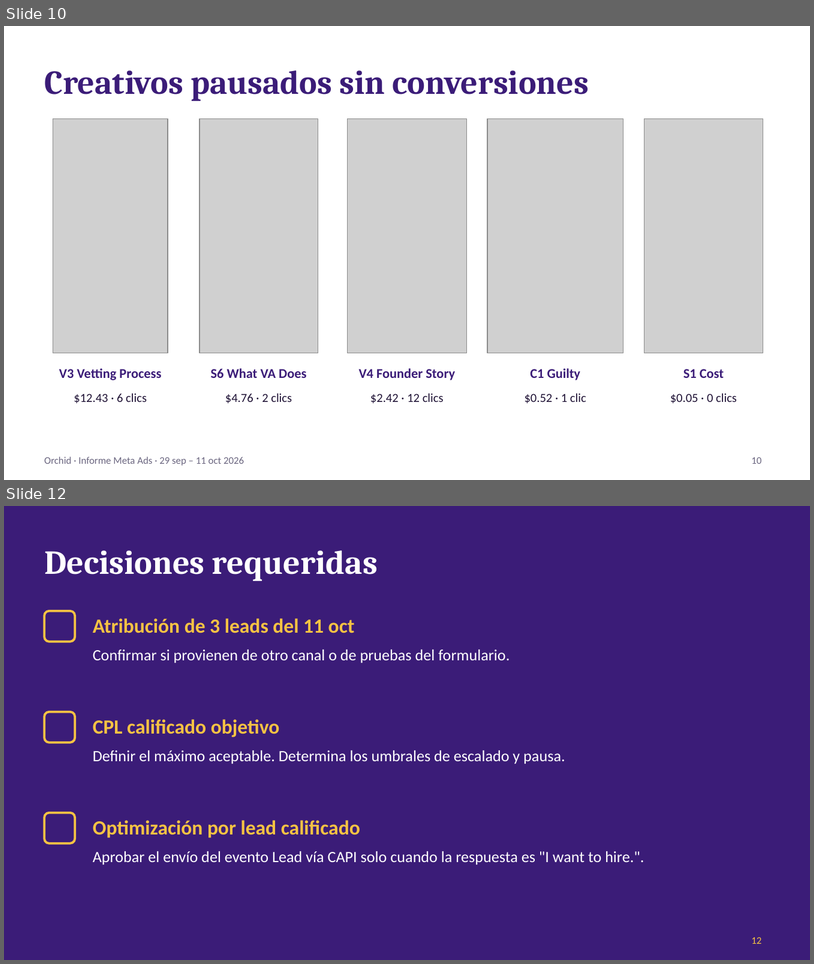
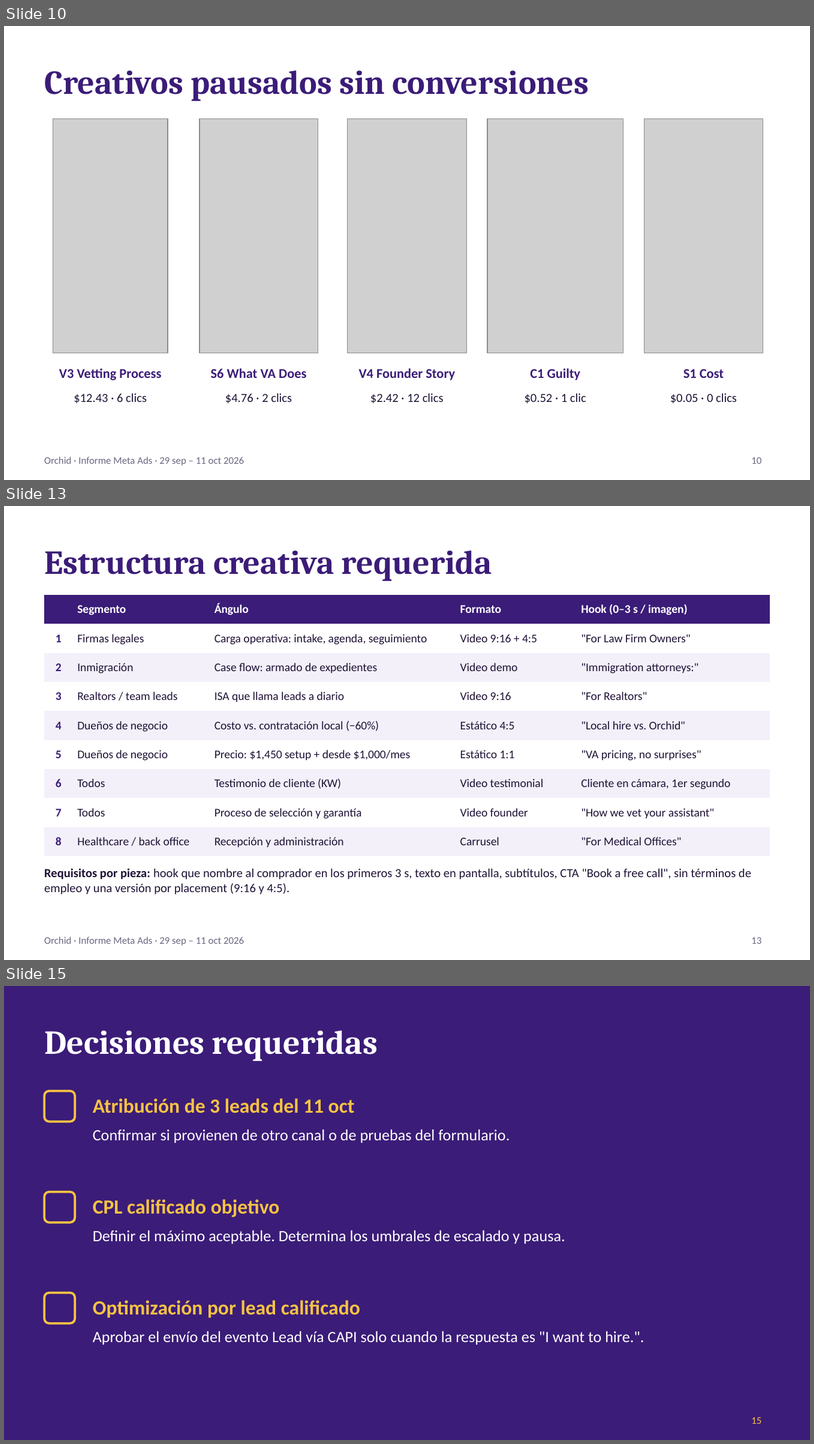
Before and after one commit to manlizard-sys/MetaADS2026, a slide deck: build/reports/informes/Informe_Meta_Ads_Orchid_2026-10-12.pptx. Shown one above the other, each under a label of ours: slides 10 and 12 before the commit, slides 10, 13 and 15 after it; the slides between them are not shown. The pictures are 814x964 and 814x1444 pixels, drawn with LibreOffice and Linux fonts; fonts in the diff are those of the drawing; grey boxes stand for pictures. Boxes give left, top, right and bottom in pixels: in the first picture for what was removed or moved away, otherwise in the second. Text is boxed around its words. In the diff, an @@ line names an element or a change of style, - is before the commit and + after.

```diff
--- a/build/reports/informes/Informe_Meta_Ads_Orchid_2026-10-12.pptx
+++ b/build/reports/informes/Informe_Meta_Ads_Orchid_2026-10-12.pptx
@@ slide 13 added at (x1=4, y1=506, x2=810, y2=960), background #FFFFFF; not listed: 1 template element that a slide beside it also shows @@
@@ title added at (x1=44, y1=550, x2=492, y2=581), 30 pt, text #3B1C78, bold @@
+Estructura creativa requerida
@@ table added at (x1=44, y1=595, x2=770, y2=849), 9 rows, 5 columns @@
+ | Segmento | Ángulo | Formato | Hook (0–3 s / imagen)
+1 | Firmas legales | Carga operativa: intake, agenda, seguimiento | Video 9:16 + 4:5 | "For Law Firm Owners"
+2 | Inmigración | Case flow: armado de expedientes | Video demo | "Immigration attorneys:"
+3 | Realtors / team leads | ISA que llama leads a diario | Video 9:16 | "For Realtors"
+4 | Dueños de negocio | Costo vs. contratación local (−60%) | Estático 4:5 | "Local hire vs. Orchid"
+5 | Dueños de negocio | Precio: $1,450 setup + desde $1,000/mes | Estático 1:1 | "VA pricing, no surprises"
+6 | Todos | Testimonio de cliente (KW) | Video testimonial | Cliente en cámara, 1er segundo
+7 | Todos | Proceso de selección y garantía | Video founder | "How we vet your assistant"
+8 | Healthcare / back office | Recepción y administración | Carrusel | "For Medical Offices"
@@ text added at (x1=44, y1=868, x2=752, y2=894), 11 pt, text #1F1235 @@
+Requisitos por pieza: hook que nombre al comprador en los primeros 3 s, texto en pantalla, subtítulos, CTA "Book a free call", sin términos de empleo y una versión por placement (9:16 y 4:5).
@@ page number added at (x1=752, y1=937, x2=762, y2=943), 9 pt, text #6B6680 @@
+13
@@ what was slide 12 is now slide 15 @@
@@ page number at (x1=752, y1=1417, x2=762, y2=1423): text changed @@
-12
+15
```
Also in this commit, not shown: 1 slide changed, 2 other slides added, 1 other file.
